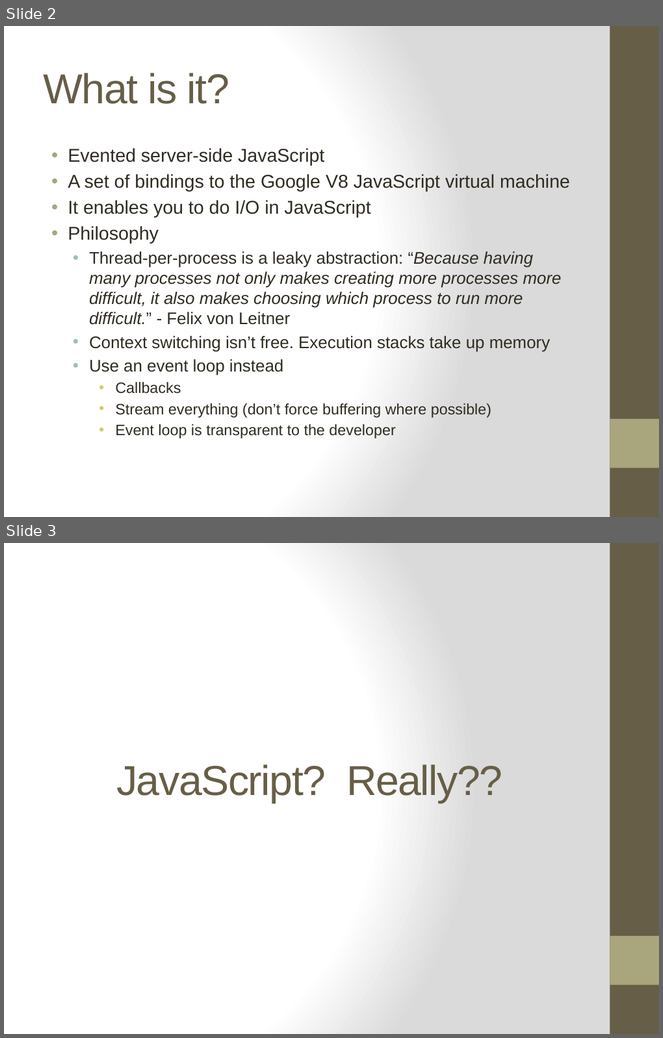
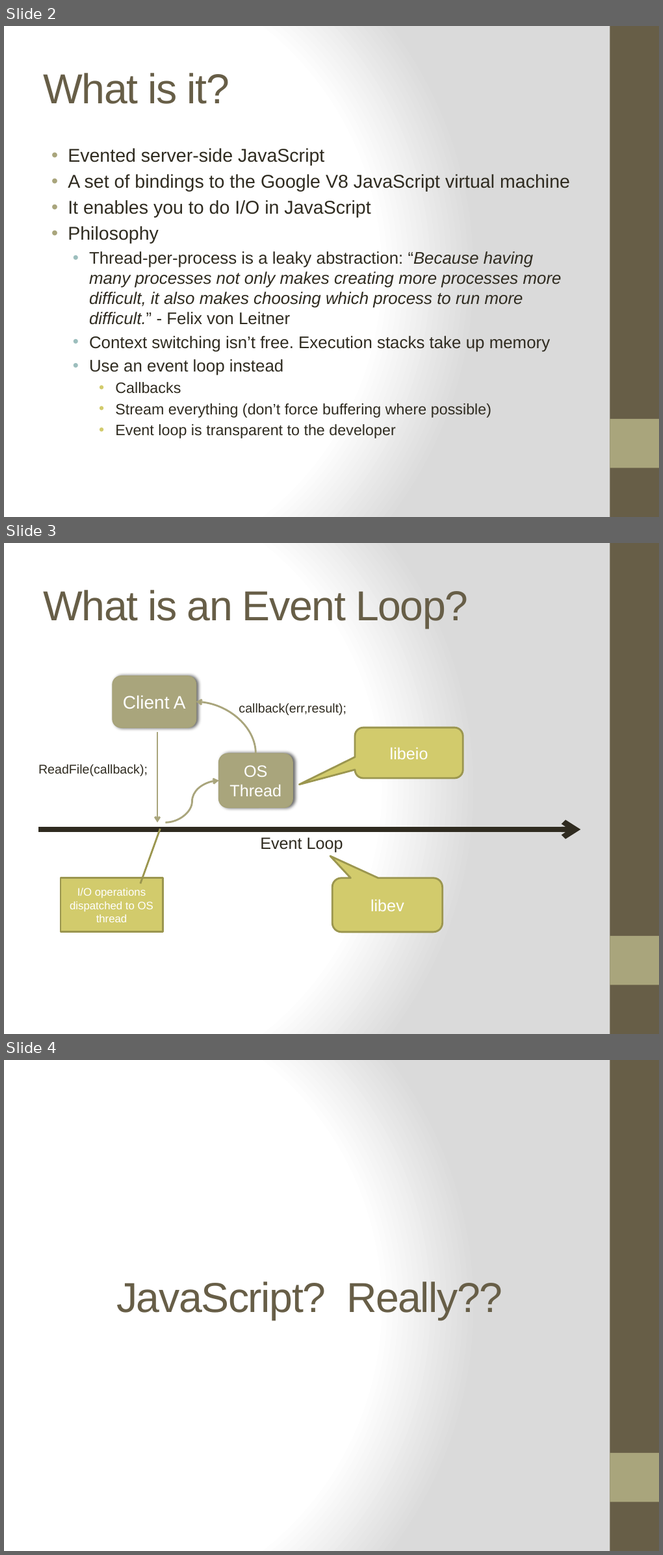
Before and after one commit to ifandelse/DevLink-2011---Getting-Started-With-Nodejs, a slide deck: PowerPoint/GettingStartedWithNodejs.pptx. Shown one above the other, each under a label of ours: slides 2 and 3 before the commit, slides 2, 3 and 4 after it. The pictures are 663x1038 and 663x1555 pixels, drawn with LibreOffice and Linux fonts; fonts in the diff are those of the drawing. Boxes give left, top, right and bottom in pixels: in the first picture for what was removed or moved away, otherwise in the second. Text is boxed around its words. In the diff, an @@ line names an element or a change of style, - is before the commit and + after.

```diff
--- a/PowerPoint/GettingStartedWithNodejs.pptx
+++ b/PowerPoint/GettingStartedWithNodejs.pptx
@@ slide 3 added at [4, 543, 659, 1034], background gradient #FFFFFF to #DADADA; not listed: 2 template elements that a slide beside it also shows @@
@@ title added at [43, 590, 468, 628], 46 pt, text #675E47 @@
+What is an Event Loop?
@@ rounded rectangle added at [113, 676, 196, 728], fill #A9A57C, outline #A6A278 1 pt, 20 pt, text #FFFFFF @@
+Client A
@@ curved arrow added from (256, 754) to (196, 702), #A9A57C 2 pt @@
@@ text added at [239, 703, 347, 715], 14 pt, text #2F2B20 @@
+callback(err,result);
@@ arrow added from (157, 732) to (157, 823), #A9A57C 2 pt @@
@@ rounded speech box added at [355, 728, 464, 778], fill #D2CB6C, outline #9B9650 2 pt, 18 pt, text #FFFFFF @@
+libeio
@@ rounded rectangle added at [219, 754, 293, 808], fill #A9A57C, outline #A6A278 1 pt, 18 pt, text #FFFFFF @@
+OS Thread
@@ text added at [38, 764, 148, 776], 14 pt, text #2F2B20 @@
+ReadFile(callback);
@@ curved arrow added from (165, 823) to (219, 781), #A9A57C 2 pt @@
@@ arrow added from (38, 830) to (581, 830), #2F2B20 6 pt @@
@@ text added at [260, 837, 343, 852], 18 pt, text #2F2B20 @@
+Event Loop
@@ border callout added at [61, 878, 163, 932], fill #D2CB6C, outline #9B9650 2 pt, 12 pt, text #FFFFFF @@
+I/O operations dispatched to OS thread
@@ rounded speech box added at [332, 878, 442, 932], fill #D2CB6C, outline #9B9650 2 pt, 18 pt, text #FFFFFF @@
+libev
@@ what was slide 3 is now slide 4 @@
```
Also in this commit, not shown: 1 slide changed.
